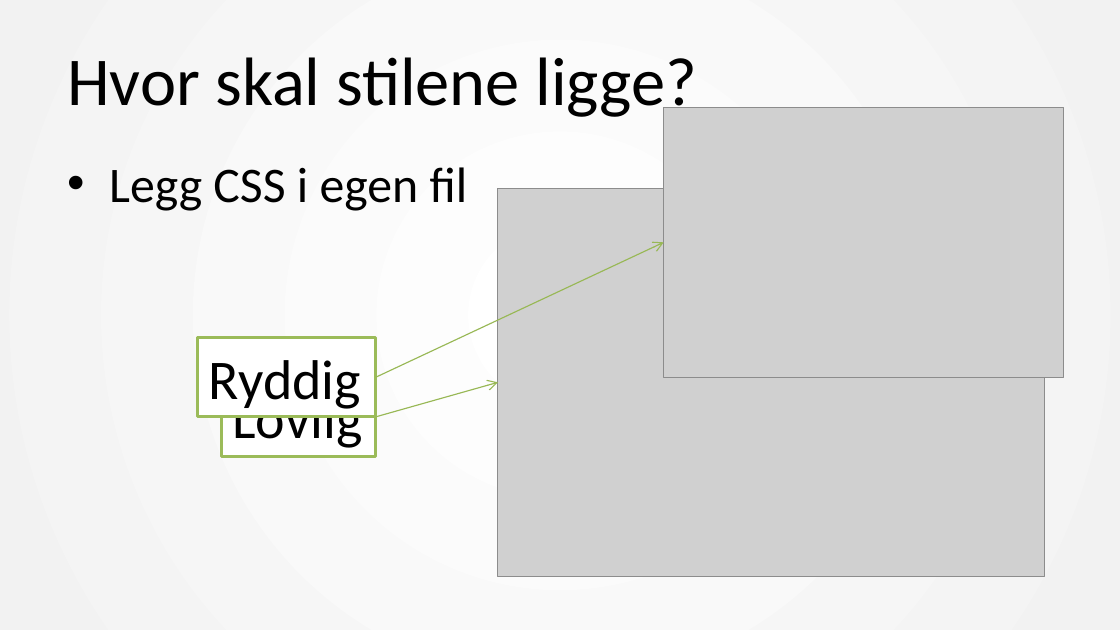
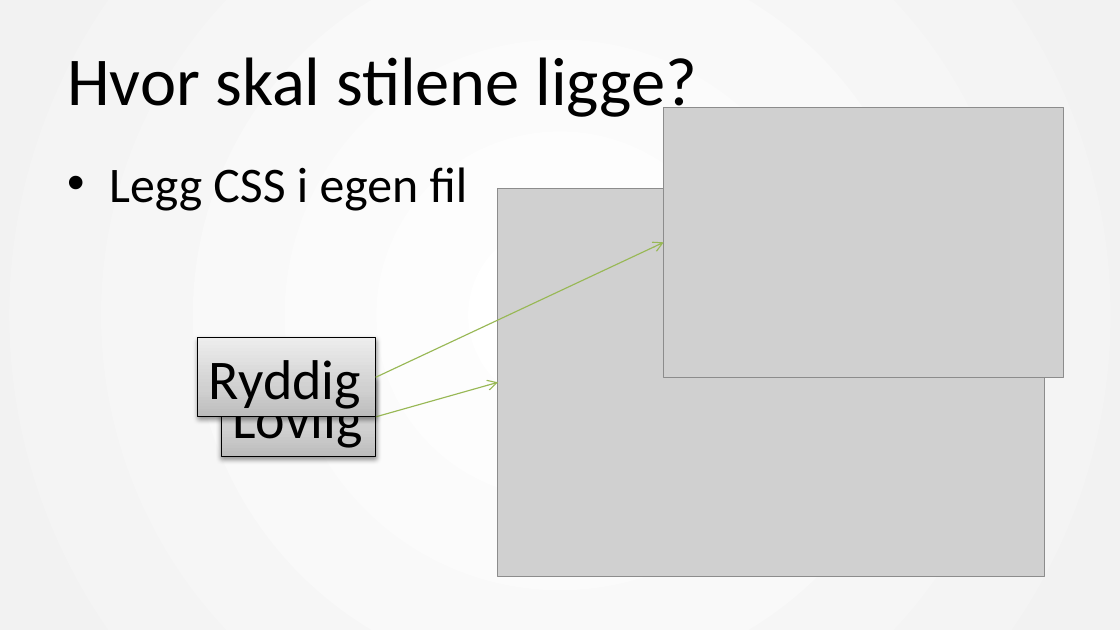
Before and after one commit to mesan/css-kurs, a slide deck: slide 6 of Foiler/1. CSS basic.pptx. Drawn at 1120x630 pixels with LibreOffice and Linux fonts; fonts in the diff are those of the drawing; grey boxes stand for pictures. Boxes give left, top, right and bottom in pixels: in the first picture for what was removed or moved away, otherwise in the second. Text is boxed around its words. In the diff, an @@ line names an element or a change of style, - is before the commit and + after.

```diff
--- a/Foiler/1. CSS basic.pptx
+++ b/Foiler/1. CSS basic.pptx
@@ rectangle "Ryddig" at [198, 338, 376, 418]: fill #FFFFFF to gradient #BDBDBD to #D1D1D1 to #EEEEEE; outline #9BBB59 2 pt to #000000 0.75 pt; shadow on @@
@@ rectangle "Lovlig" at [222, 377, 376, 457]: fill #FFFFFF to gradient #BDBDBD to #D1D1D1 to #EEEEEE; outline #9BBB59 2 pt to #000000 0.75 pt; shadow on @@
```
Also in this commit, not shown: 10 other slides changed, 12 slides added, 7 slides removed, 4 other files.
